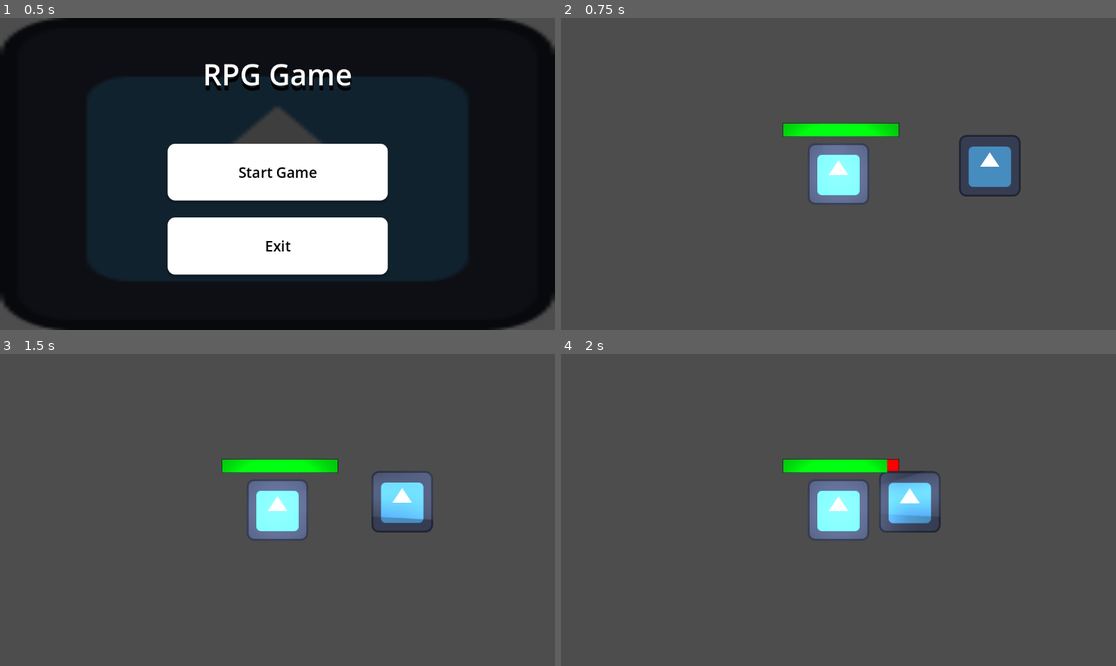
Above: before the commit, frames 1-4 (two rows, left to right).
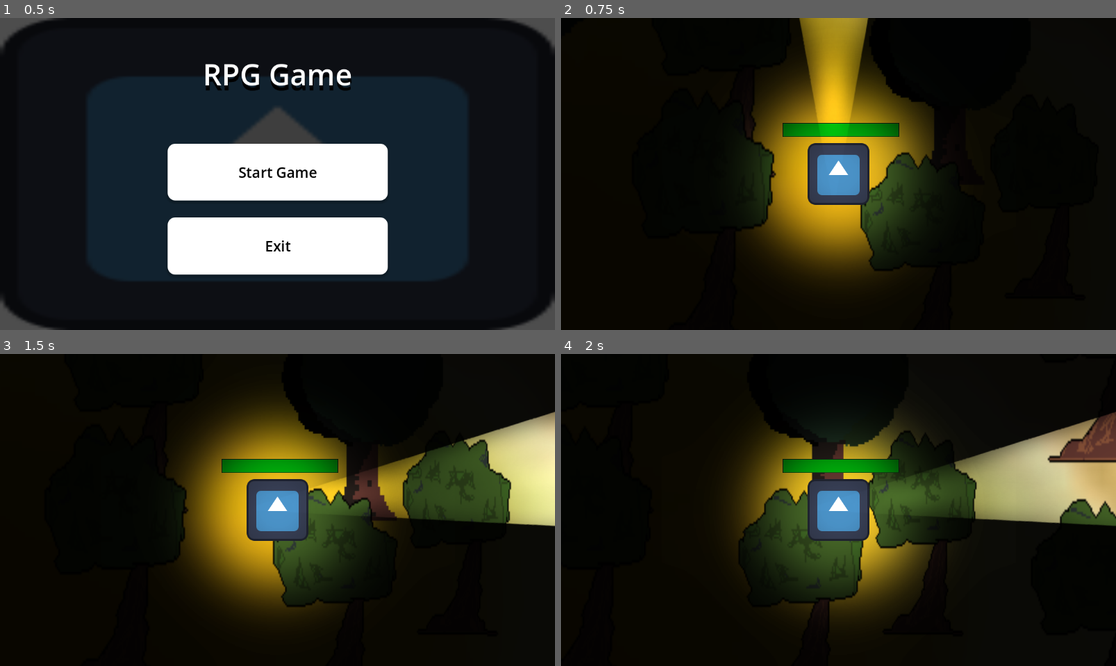
Above: after the commit, the same moments.

Repository: TDMXFFTF/RPG-GAME123
Game: Godot game, scene res://main_menu.tscn
The game is run twice, just before and just after one commit, with the same random seed, the same clock (stepped at 60 frames per second) and the same inputs. The engine's default icon, where the game draws it, is replaced by a stand-in: a white triangle on a blue panel in a dark square.
Inputs (mouse positions are in pixels of both pictures, inside the frame that each line leads up to):
- Up to frame 1 (0.5 s): no input
- Up to frame 2 (0.75 s): click "Start Game" at 0.5 s
- Up to frame 3 (1.5 s): tap Enter at 1.25 s; move the mouse to (399, 494) at 1.27 s; hold D (right) from 1.28 s (still down)
- Up to frame 4 (2 s): keep holding D (right)

Frame 1 is identical in both runs. In frame 2, 100% of the frame differs, in the area x 0-100%, y 0-100%; in frame 3, 100%; in frame 4, 100%.

Commit message:
Added more stuff to the background

Diff:
--- /dev/null
+++ b/new-game-project/background.tscn
@@ -0,0 +1,82 @@
+[gd_scene load_steps=5 format=3 uid="uid://dtcly4mn3vlxk"]
+
+[ext_resource type="PackedScene" uid="uid://bjjy23482ltfb" path="res://player.tscn" id="1_k4dwh"]
+[ext_resource type="Texture2D" uid="uid://bcc5egax3rb32" path="res://Artwork/Tree.png" id="2_rpqq0"]
+[ext_resource type="Texture2D" uid="uid://w4h4lmq5q0w4" path="res://Artwork/40cac633c115971c42be414e67343cbb.jpg" id="2_yu84w"]
+[ext_resource type="Texture2D" uid="uid://b3h3b13r1rew2" path="res://Artwork/Sprite-0001.png" id="3_e1sdl"]
+
+[node name="Background" type="Node2D"]
+
+[node name="Player" parent="." instance=ExtResource("1_k4dwh")]
+top_level = true
+
+[node name="CanvasModulate" type="CanvasModulate" parent="."]
+color = Color(0.040736, 0.040736, 0.040736, 1)
+
+[node name="Background" type="Sprite2D" parent="."]
+position = Vector2(888, 336)
+scale = Vector2(26.3049, 26.5297)
+texture = ExtResource("2_yu84w")
+
+[node name="Trees" type="Node2D" parent="."]
+position = Vector2(336, 104)
+scale = Vector2(3.17188, 4.40625)
+
+[node name="Tree" type="Sprite2D" parent="Trees"]
+scale = Vector2(1, 1)
+texture = ExtResource("2_rpqq0")
+
+[node name="Tree1" type="Sprite2D" parent="Trees"]
+position = Vector2(-12.6108, 76.2553)
+scale = Vector2(1.00985, 1.10461)
+texture = ExtResource("2_rpqq0")
+
+[node name="Tree2" type="Sprite2D" parent="Trees"]
+position = Vector2(-143.764, -41.7589)
+scale = Vector2(0.994766, 0.67426)
+texture = ExtResource("3_e1sdl")
+
+[node name="Tree3" type="Sprite2D" parent="Trees"]
+position = Vector2(210.601, 64.9078)
+scale = Vector2(0.768473, 0.865248)
+texture = ExtResource("2_rpqq0")
+
+[node name="Tree4" type="Sprite2D" parent="Trees"]
+position = Vector2(151.33, -3.63121)
+scale = Vector2(0.685653, 0.500443)
+texture = ExtResource("3_e1sdl")
+
+[node name="Tree5" type="Sprite2D" parent="Trees"]
+position = Vector2(131.153, 92.5957)
+scale = Vector2(0.8867, 0.871454)
+texture = ExtResource("2_rpqq0")
+
+[node name="Tree6" type="Sprite2D" parent="Trees"]
+position = Vector2(326.936, -23.0922)
+scale = Vector2(1, 1)
+texture = ExtResource("2_rpqq0")
+
+[node name="Tree7" type="Sprite2D" parent="Trees"]
+position = Vector2(327.882, 105.305)
+scale = Vector2(1, 1)
+texture = ExtResource("2_rpqq0")
+
+[node name="Tree8" type="Sprite2D" parent="Trees"]
+position = Vector2(272.394, 196.085)
+scale = Vector2(0.92389, 0.748419)
+texture = ExtResource("3_e1sdl")
+
+[node name="Tree9" type="Sprite2D" parent="Trees"]
+position = Vector2(-179.074, 99.8582)
+scale = Vector2(1, 1)
+texture = ExtResource("2_rpqq0")
+
+[node name="Tree10" type="Sprite2D" parent="Trees"]
+position = Vector2(-90.798, 190.638)
+scale = Vector2(1, 1)
+texture = ExtResource("2_rpqq0")
+
+[node name="Tree11" type="Sprite2D" parent="Trees"]
+position = Vector2(80.7093, 225.135)
+scale = Vector2(1.01411, 0.801489)
+texture = ExtResource("3_e1sdl")
--- a/new-game-project/main_menu.gd
+++ b/new-game-project/main_menu.gd
@@ -12,7 +12,7 @@
 
 
 func _on_start_pressed():
-	get_tree().change_scene_to_file("res://game.tscn")
+	get_tree().change_scene_to_file("res://background.tscn")
 
 
 func _on_quit_pressed():
--- a/new-game-project/player.tscn
+++ b/new-game-project/player.tscn
@@ -14,6 +14,24 @@
 position = Vector2(574, 326)
 motion_mode = 1
 script = ExtResource("1_yqf8w")
+
+[node name="PointLight2D" type="PointLight2D" parent="."]
+texture = ExtResource("5_58ulv")
+texture_scale = 1.5
+
+[node name="Node2D" type="Node2D" parent="."]
+script = ExtResource("3_dbr1r")
+
+[node name="Marker2D" type="Marker2D" parent="Node2D"]
+position = Vector2(570, 0)
+
+[node name="PointLight2D" type="PointLight2D" parent="Node2D/Marker2D"]
+position = Vector2(128, 0.00134182)
+rotation = 4.71238
+scale = Vector2(0.17447, -0.462815)
+range_z_min = 0
+texture = ExtResource("3_qbhfv")
+texture_scale = 8.0
 
 [node name="Sprite2D" type="Sprite2D" parent="."]
 texture = ExtResource("2_5llva")
@@ -29,20 +47,3 @@
 offset_top = -105.0
 offset_right = 125.0
 offset_bottom = -78.0
-
-[node name="Node2D" type="Node2D" parent="."]
-script = ExtResource("3_dbr1r")
-
-[node name="Marker2D" type="Marker2D" parent="Node2D"]
-position = Vector2(570, 0)
-
-[node name="PointLight2D" type="PointLight2D" parent="Node2D/Marker2D"]
-position = Vector2(128, 0.00134182)
-rotation = 4.71238
-scale = Vector2(0.17447, -0.462815)
-range_z_min = 0
-texture = ExtResource("3_qbhfv")
-texture_scale = 8.0
-
-[node name="PointLight2D" type="PointLight2D" parent="."]
-texture = ExtResource("5_58ulv")
Binary file added: new-game-project/Artwork/Sprite-0001.png
Not shown, added: new-game-project/Artwork/Sprite-0001.png.import
Not shown: 1 places in new-game-project/health_bar.tscn that only renumber resources
Not shown: 1 places in new-game-project/player.tscn that only renumber resources
